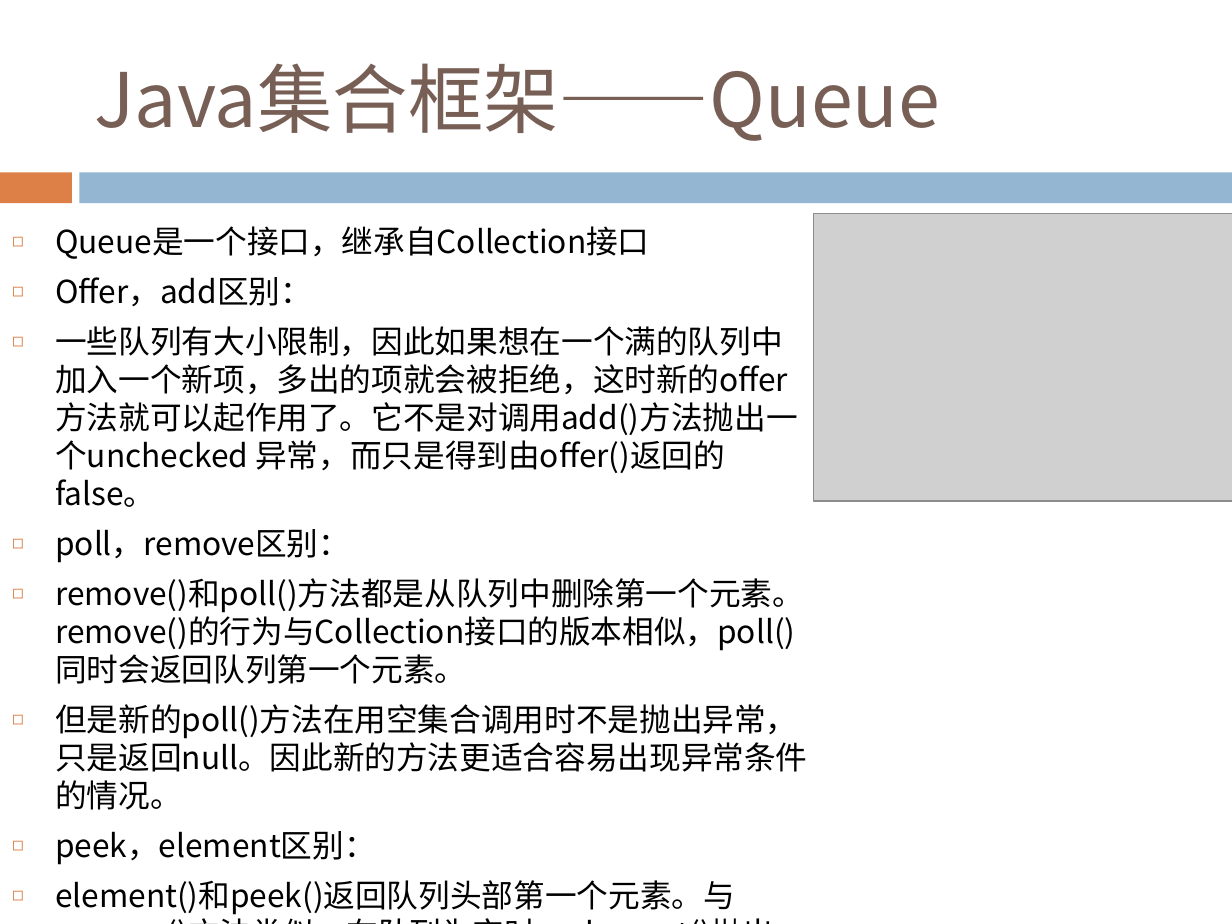
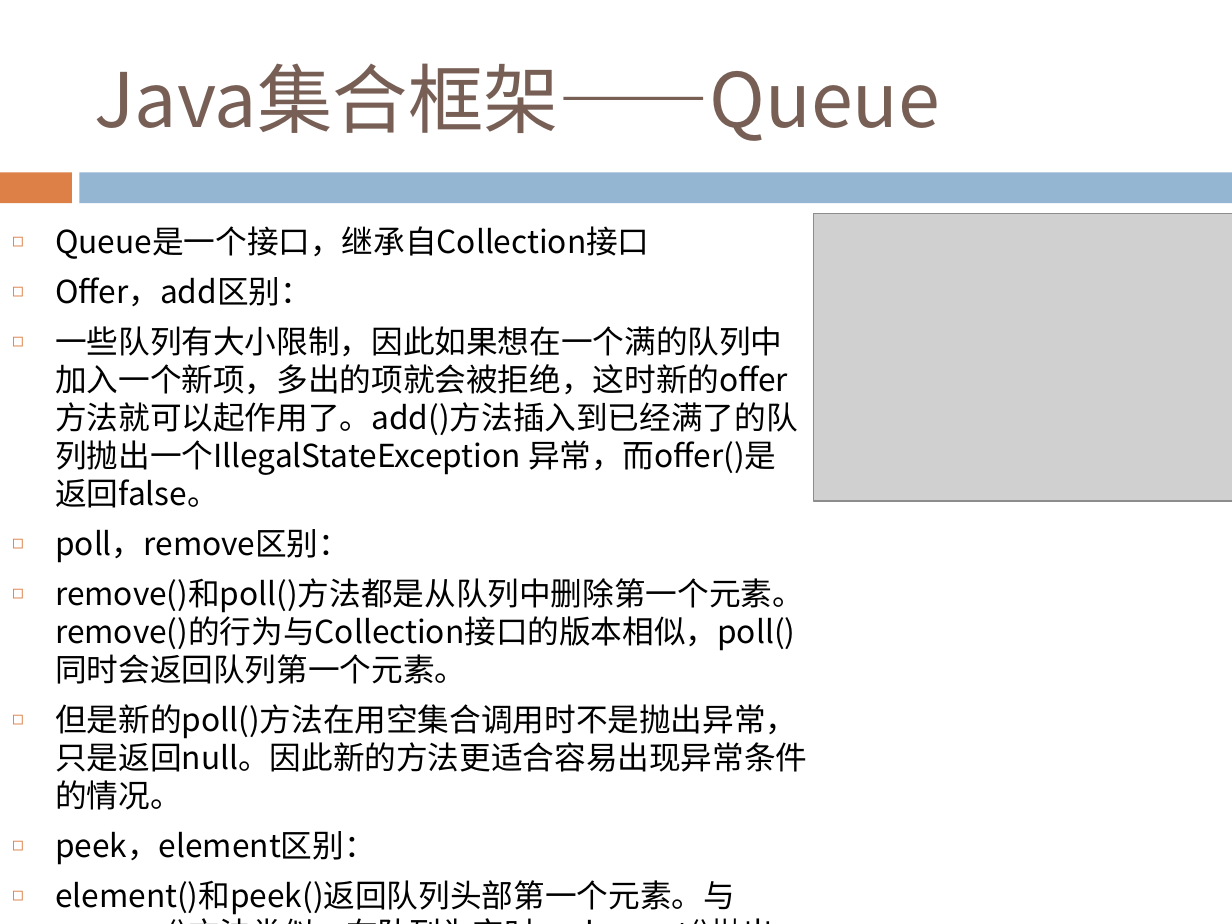
Before and after one commit to Costriod/study, a slide deck: slide 62 of Java基础.pptx. Drawn at 1232x924 pixels with LibreOffice and Linux fonts; fonts in the diff are those of the drawing; grey boxes stand for pictures. Boxes give left, top, right and bottom in pixels: in the first picture for what was removed or moved away, otherwise in the second. Text is boxed around its words. In the diff, an @@ line names an element or a change of style, - is before the commit and + after.

```diff
--- a/Java基础.pptx
+++ b/Java基础.pptx
@@ text at [55, 326, 797, 508]: text changed @@
-◻ 一些队列有大小限制，因此如果想在一个满的队列中加入一个新项，多出的项就会被拒绝，这时新的offer方法就可以起作用了。它不是对调用add()方法抛出一个unchecked 异常，而只是得到由offer()返回的false。
+◻ 一些队列有大小限制，因此如果想在一个满的队列中加入一个新项，多出的项就会被拒绝，这时新的offer方法就可以起作用了。add()方法插入到已经满了的队列抛出一个IllegalStateException 异常，而offer()是返回false。
```
Also in this commit, not shown: 5 other slides changed.
